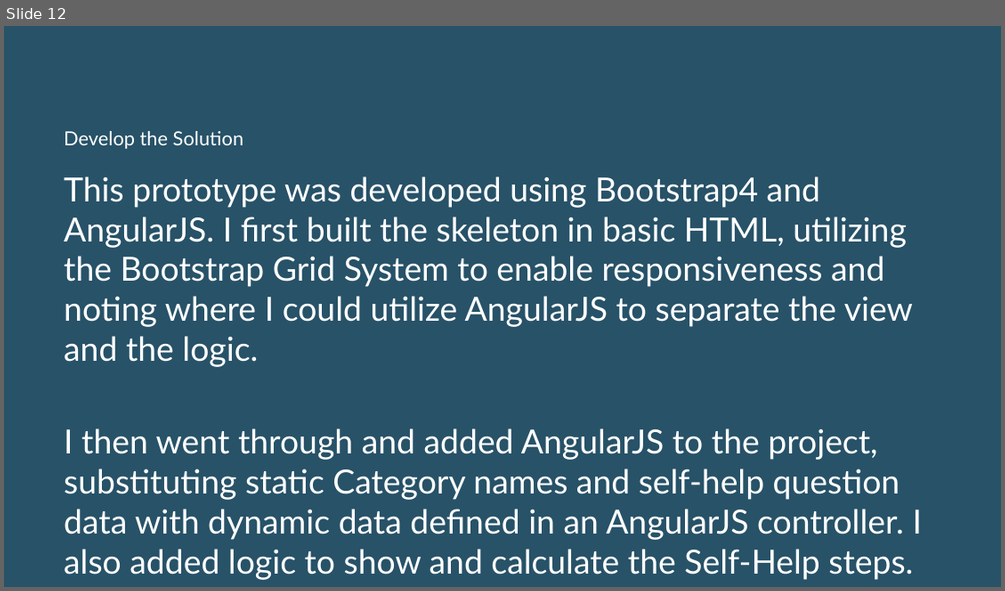
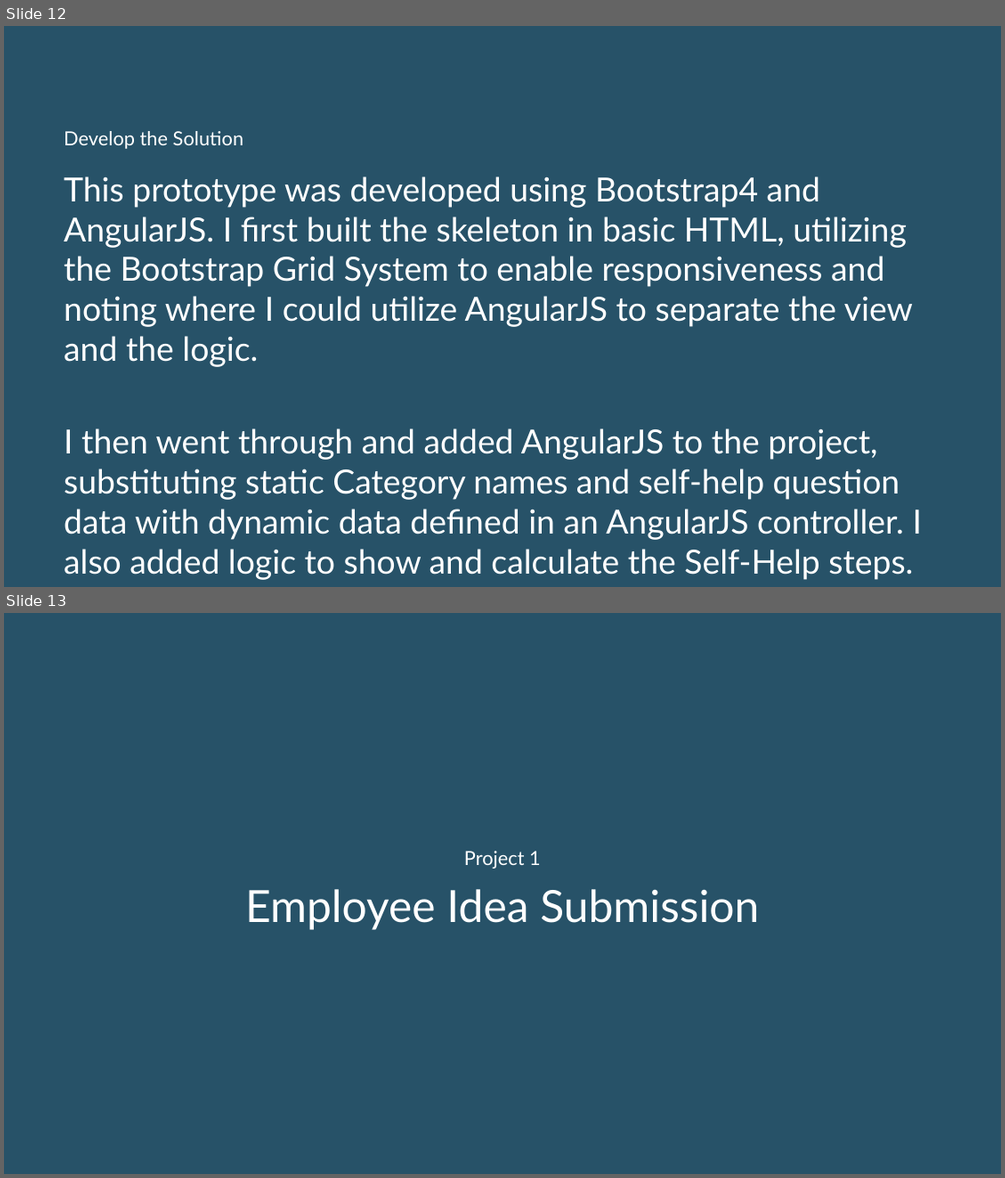
Before and after one commit to loriahpope/portfolio, a slide deck: app/assets/Loriah Pope Portfolio Presentation.pptx. Shown one above the other, each under a label of ours: slide 12 before the commit, slides 12 and 13 after it. The pictures are 1005x591 and 1005x1178 pixels, drawn with LibreOffice and Linux fonts; fonts in the diff are those of the drawing. Boxes give left, top, right and bottom in pixels: in the first picture for what was removed or moved away, otherwise in the second. Text is boxed around its words. In the diff, an @@ line names an element or a change of style, - is before the commit and + after.

```diff
--- a/app/assets/Loriah Pope Portfolio Presentation.pptx
+++ b/app/assets/Loriah Pope Portfolio Presentation.pptx
@@ slide 13 added at (x1=4, y1=613, x2=1001, y2=1174), background #275268 @@
@@ text added at (x1=245, y1=851, x2=759, y2=930), 32 pt, text #FFFFFF @@
+Project 1
+Employee Idea Submission
```
Also in this commit, not shown: 9 other slides added, 9 other files.
